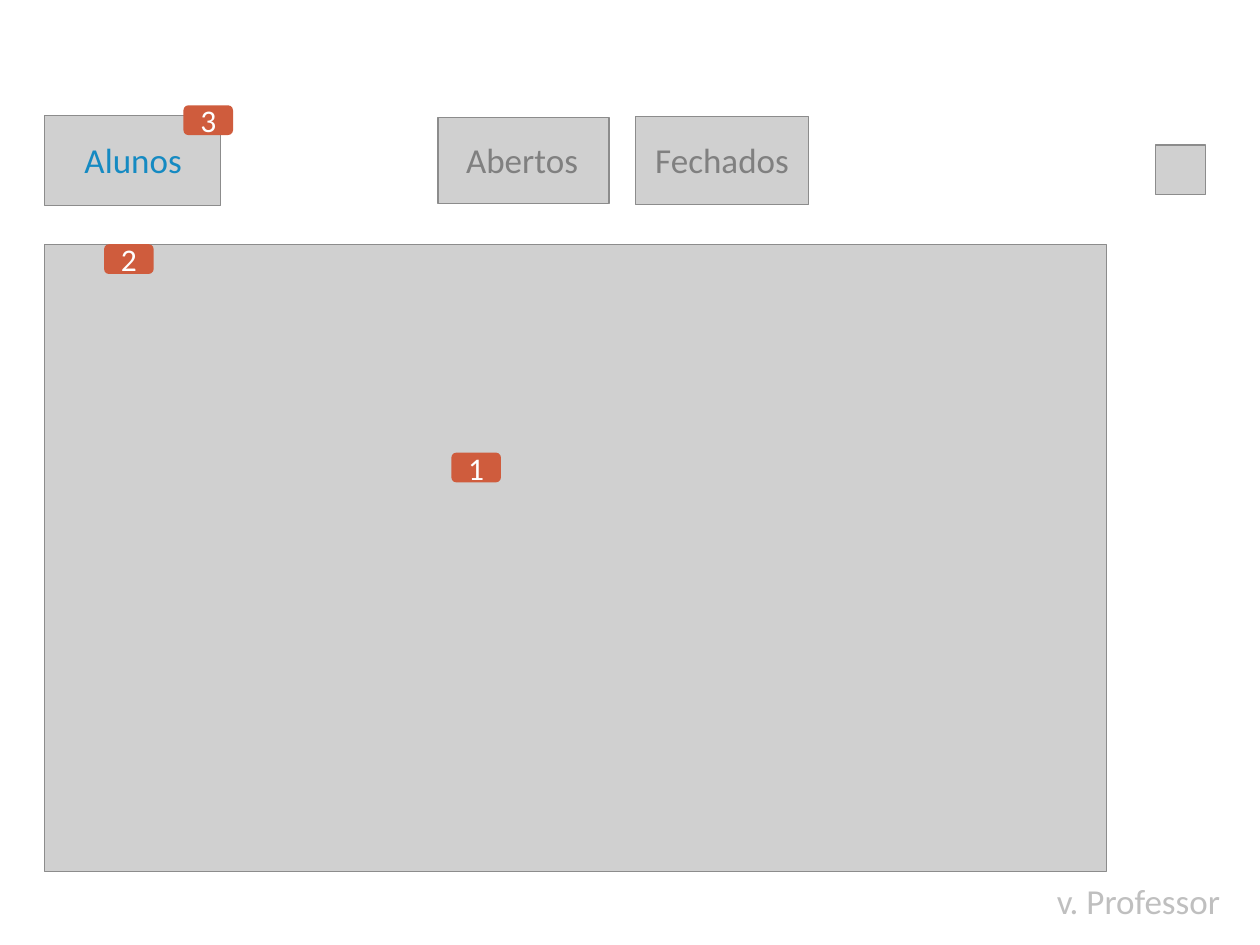
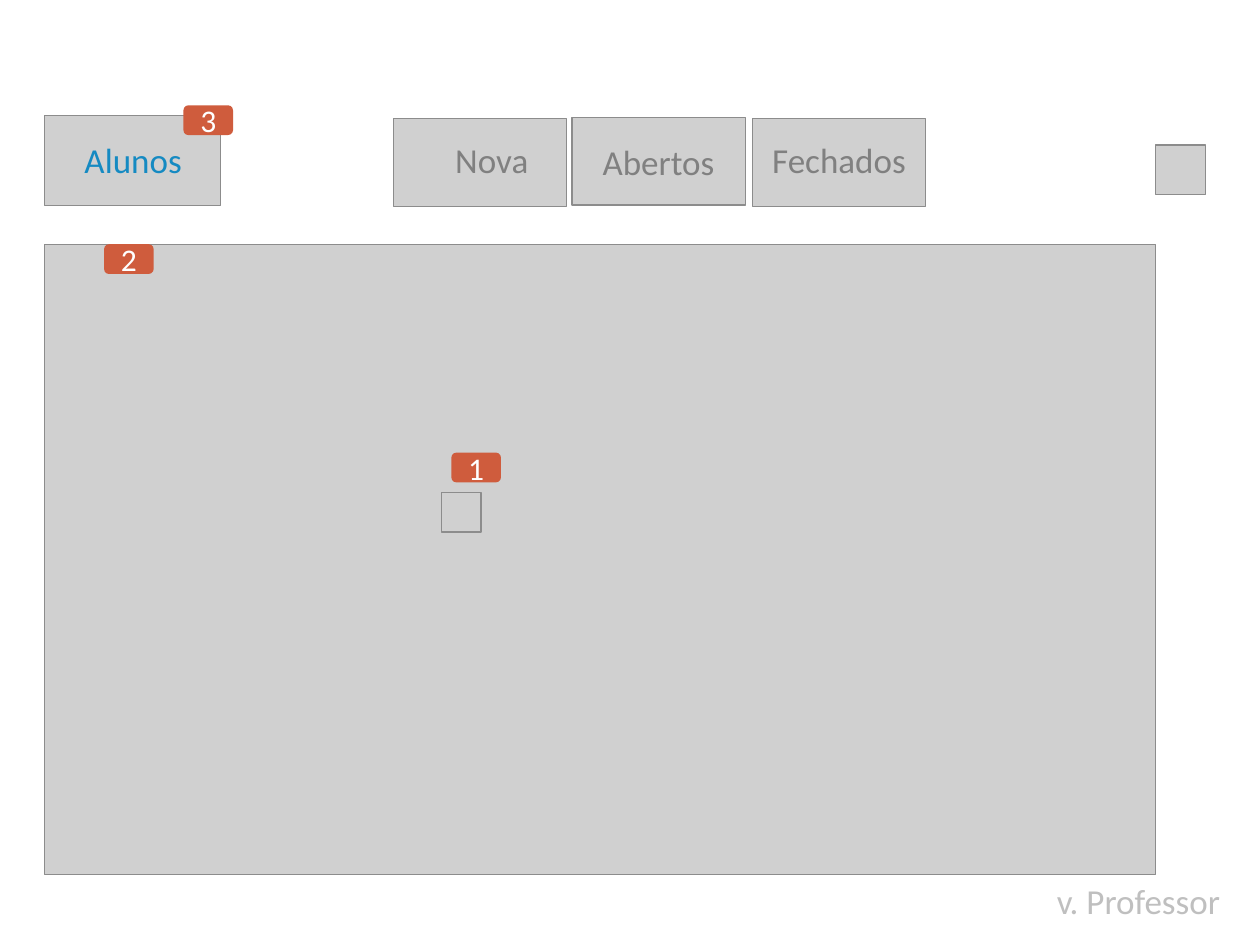
Before and after one commit to djtcin/task-center, a slide deck: slide 16 of prototipo/protótipo.pptx. Drawn at 1260x945 pixels with LibreOffice and Linux fonts; fonts in the diff are those of the drawing; grey boxes stand for pictures; background and template pictures are left out. Boxes give left, top, right and bottom in pixels: in the first picture for what was removed or moved away, otherwise in the second. Text is boxed around its words. In the diff, an @@ line names an element or a change of style, - is before the commit and + after.

```diff
--- a/prototipo/protótipo.pptx
+++ b/prototipo/protótipo.pptx
@@ picture: place and size @@
-picture at <box>438,117,610,204</box>
+picture at <box>393,118,567,207</box>
@@ text "Abertos": place and size @@
-text "Abertos" at <box>466,149,578,173</box>
+text "Abertos" at <box>603,151,715,175</box>
@@ picture: place and size @@
-picture at <box>635,117,809,205</box>
+picture at <box>572,117,746,205</box>
@@ text "Fechados": place and size @@
-text "Fechados" at <box>655,149,789,173</box>
+text "Fechados" at <box>772,149,906,173</box>
@@ picture added at <box>752,118,926,207</box> @@
@@ text added at <box>455,151,528,173</box>, 20 pt, text #808080 @@
+Nova
@@ picture: place and size @@
-picture at <box>44,244,1106,872</box>
+picture at <box>44,244,1155,874</box>
@@ picture added at <box>441,493,480,532</box> @@
```
Also in this commit, not shown: 9 other slides changed, 9 slides added, 1 slide removed, 54 other files.
